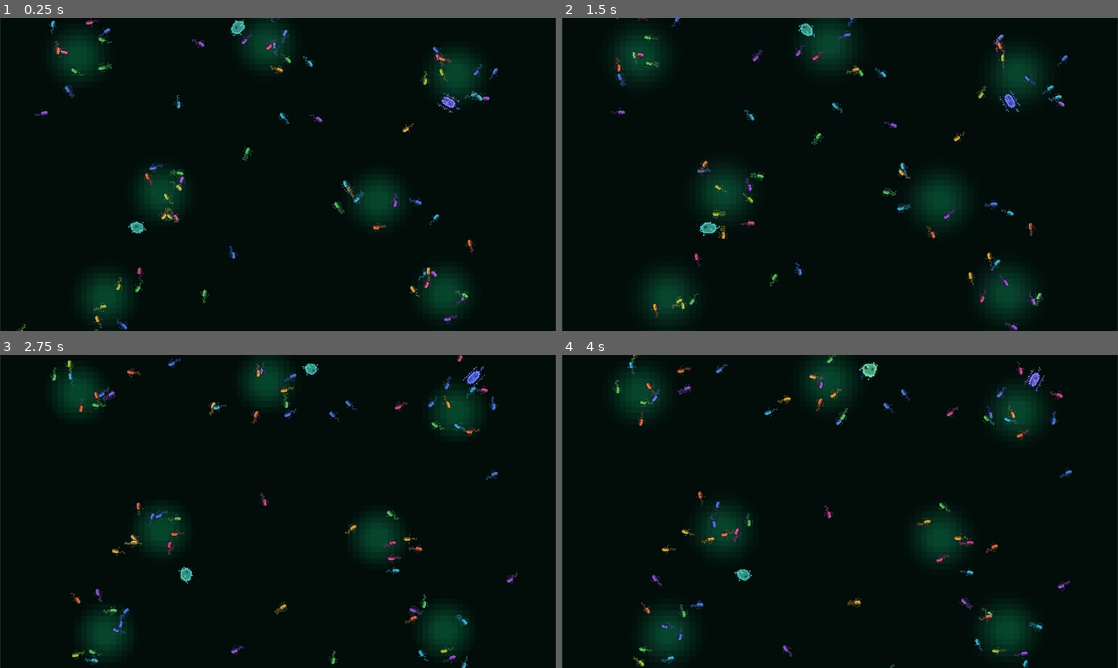
Above: before the commit, frames 1-4 (two rows, left to right).
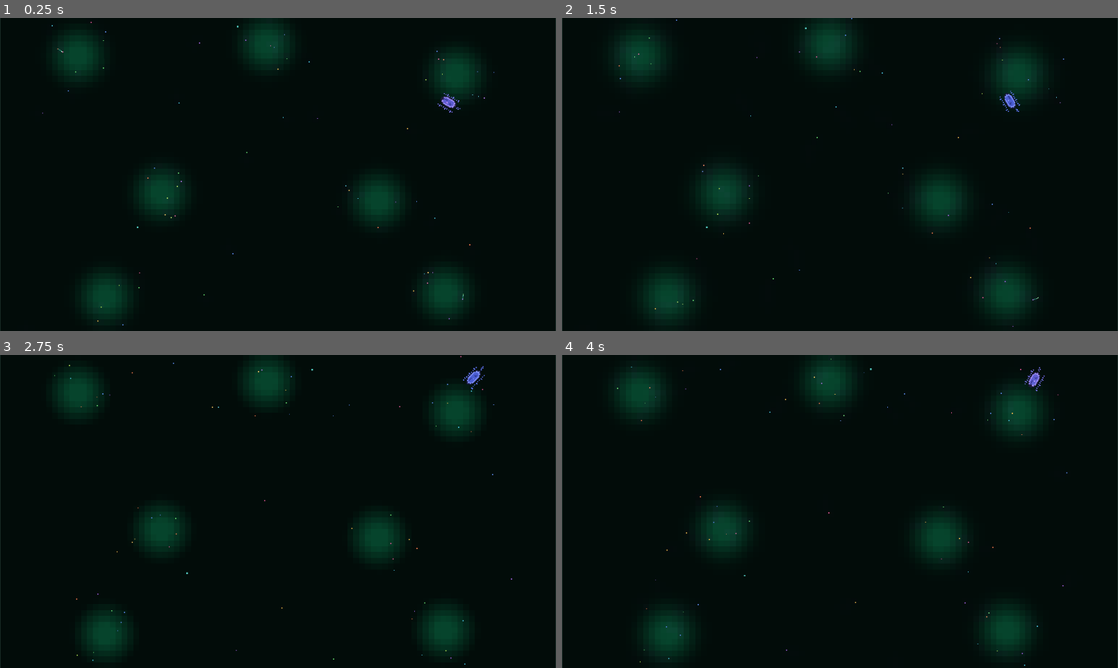
Above: after the commit, the same moments.

Repository: Rzbck/MicroC0re
Game: Godot game, scene res://src/app/main.tscn
Two runs of this game, one before a commit and one after it. Both use one fixed random seed, a clock stepped at 60 frames per second and the inputs below.
Inputs (mouse positions are in pixels of both pictures, inside the frame that each line leads up to):
- Up to frame 1 (0.25 s): no input
- Up to frame 2 (1.5 s): tap Enter at 0.5 s; move the mouse to (962, 158) at 0.52 s; hold D 0.53-1.25 s; tap F at 0.6 s; click (962, 158) at 0.67 s; tap Space at 0.77 s; drag from (728, 190) to (812, 237) at 1.27 s
- Up to frame 3 (2.75 s): move the mouse to (333, 442) at 2.02 s; hold D from 2.03 s (still down); tap N at 2.1 s
- Up to frame 4 (4 s): release D at 2.75 s; drag from (812, 574) to (673, 464) at 2.77 s; move the mouse to (1006, 558) at 3.52 s; hold A from 3.53 s (still down); tap 2 at 3.6 s; tap Space at 3.77 s

The runs differ from the first frame. In frame 1, 2.0% of the frame differs, in the area x 3-90%, y 0-100%; in frame 2, 1.9%; in frame 3, 2.1%, in the area x 9-94%, y 0-100%; in frame 4, 2.1%.

Commit message:
perf: make LOD relative to cover-only microscope zoom

Diff:
--- a/src/app/pixel_microscope.gd
+++ b/src/app/pixel_microscope.gd
@@ -161,6 +161,7 @@
 	visual_time += delta
 	if ui == null or not ui.is_menu_open():
 		_handle_keyboard_pan(delta)
+	_clamp_camera_to_world()
 
 	var sim_start: int = Time.get_ticks_usec()
 	if not paused:
@@ -226,8 +227,9 @@
 func _draw_bacteria() -> void:
 	var visible_rect: Rect2 = _visible_world_rect().grow(8.0)
 	var zoom_value: float = camera.zoom.x
-	var far_lod: bool = zoom_value < 1.10
-	var mid_lod: bool = zoom_value < 2.40
+	var overview_zoom: float = _minimum_camera_zoom()
+	var far_lod: bool = zoom_value < overview_zoom * 1.16
+	var mid_lod: bool = zoom_value < overview_zoom * 2.10
 	var frame: int = posmod(int(floor(visual_time * 8.0)), 4)
 
 	if far_lod:
@@ -361,7 +363,7 @@
 		if not visible_rect.has_point(position):
 			continue
 
-		if zoom_value < 0.55:
+		if zoom_value < _minimum_camera_zoom() * 1.16:
 			var marker_size: float = maxf(0.55, 1.65 / zoom_value)
 			draw_rect(
 				Rect2(
